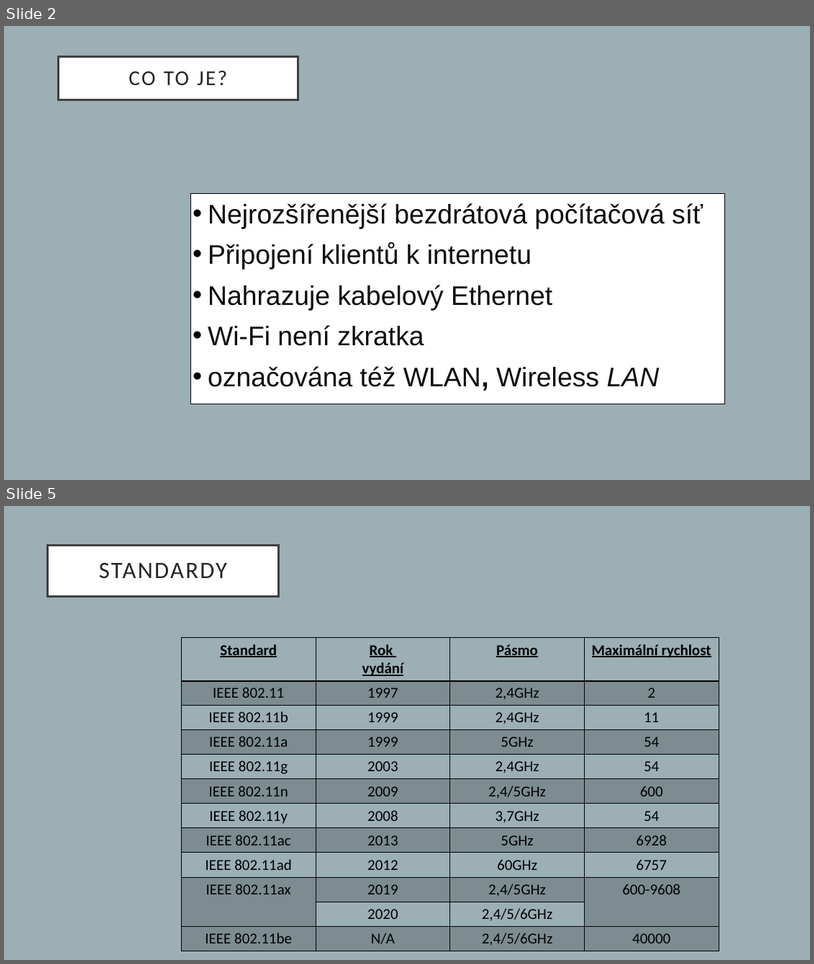
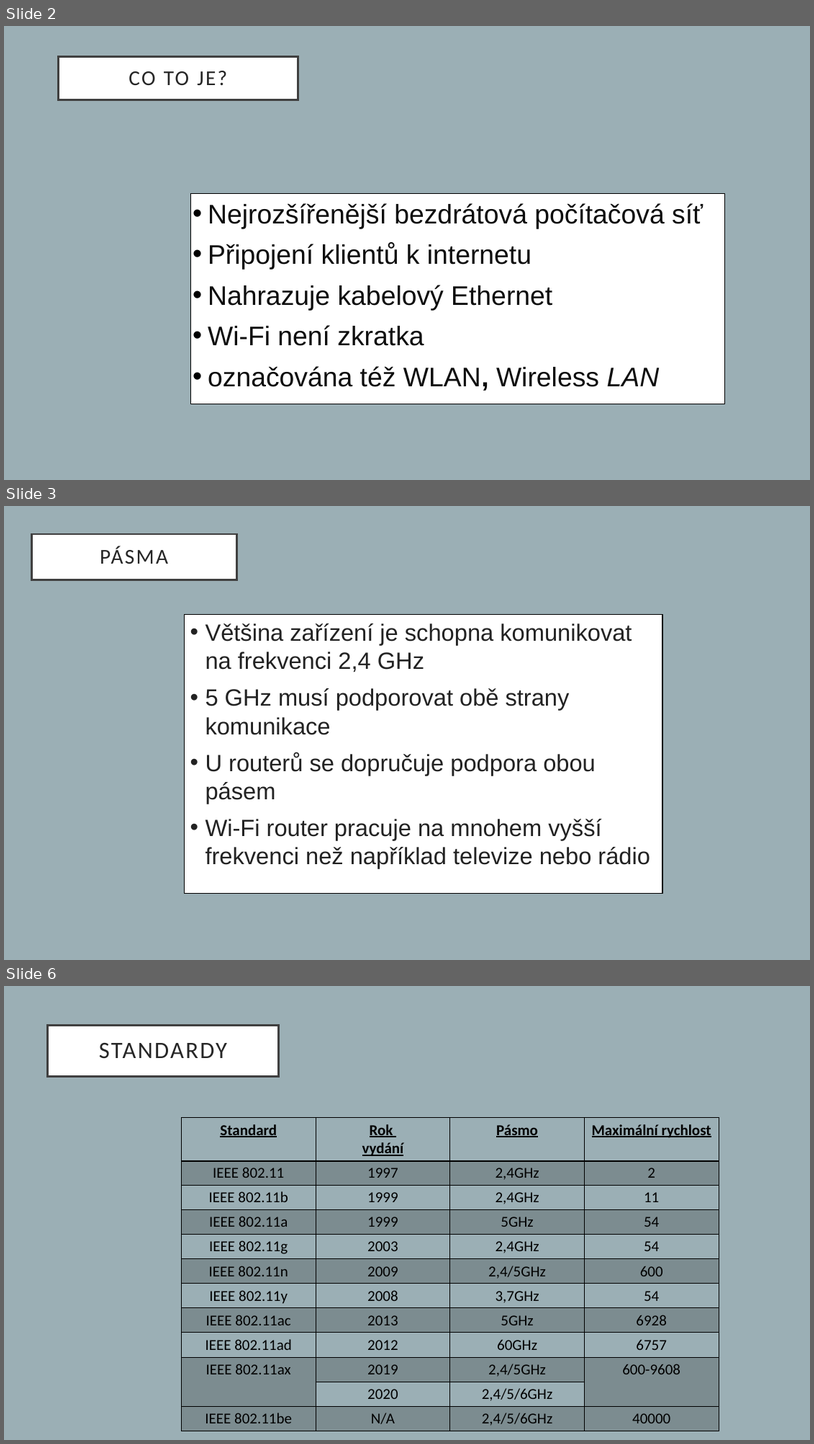
Before and after one commit to proch4zkov4/prezentace-wifi, a slide deck: prochazkova.pptx. Shown one above the other, each under a label of ours: slides 2 and 5 before the commit, slides 2, 3 and 6 after it; the slides between them are not shown. The pictures are 814x964 and 814x1444 pixels, drawn with LibreOffice and Linux fonts; fonts in the diff are those of the drawing. Boxes give left, top, right and bottom in pixels: in the first picture for what was removed or moved away, otherwise in the second. Text is boxed around its words. In the diff, an @@ line names an element or a change of style, - is before the commit and + after.

```diff
--- a/prochazkova.pptx
+++ b/prochazkova.pptx
@@ slide 3 added at [4, 506, 810, 960], background #9BAFB5 @@
@@ title added at [32, 534, 237, 580], fill #FFFFFF, outline #404040 2.5 pt, 25.2 pt, text #262626 @@
+PÁSMA
@@ rectangle added at [184, 615, 664, 893], fill #FFFFFF, outline #000000 1 pt @@
@@ text added at [206, 623, 651, 868], 28 pt, text #222222 @@
+• Většina zařízení je schopna komunikovat na frekvenci 2,4 GHz
+• 5 GHz musí podporovat obě strany komunikace
+• U routerů se dopručuje podpora obou pásem
+• Wi-Fi router pracuje na mnohem vyšší frekvenci než například televize nebo rádio
@@ what was slide 5 is now slide 6 @@
```
Also in this commit, not shown: 2 slides changed, 1 other slide added, 2 slides removed.
